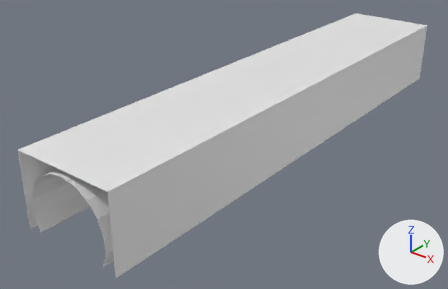
Renders of the OBJ model Resources/Meshes/Tunnel_Pavement.obj from each side of a commit.
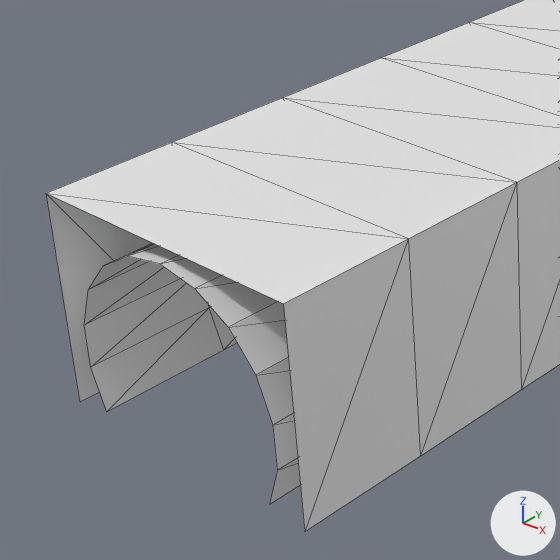
Old and new are each drawn whole from a 50 mm lens placed at (39.8, -59.6, 33.0), pointed at (-3.4, -5.5, -0.5) and again close up on the part from 0% to 47% of the width and 26% to 100% of the height. Arrows for +X, +Y and +Z are at lower right; the lights stay in place. The close-ups show mesh edges as thin lines. Where no turn or scale is listed for an object, it has been applied to the vertices.

The first close-up shows 'Tunnel_Pavement'.
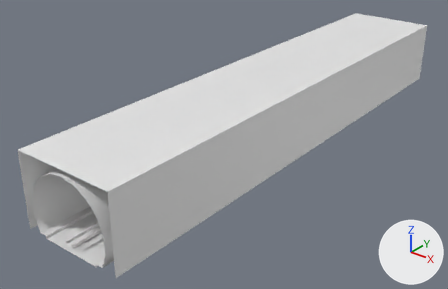
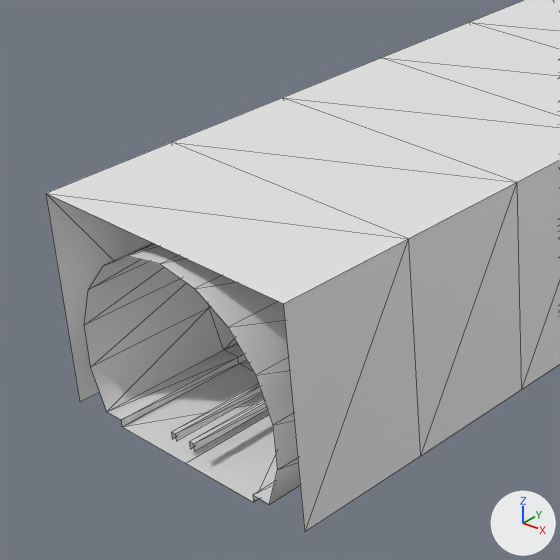
Boxes (x1, y1, x2, y2) around the edits, measured in the close-ups (560 x 560 px):
```json
{"part": 1, "of": "me_tunnel_pavement", "change": "added", "after": [189, 399, 267, 451]}
{"part": 2, "of": "me_tunnel_pavement", "change": "added", "after": [171, 383, 262, 441]}
{"part": 3, "of": "me_tunnel_pavement", "change": "added", "after": [107, 343, 277, 504]}
```

Scene script edits in JSON lines:
```json
{"block": "me_tunnel_pavement", "where": "# used by ob_tunnel_pavement; location = (0.0, 0.0, 0.0)"}
{"op": "remove", "block": "me_tunnel_pavement", "code": "me_tunnel_pavement.from_pydata(...)  # 221 vertices, 360 faces; spans x -6.0..6.0, y -32.0..32.0, z -0.3..8.2"}
{"op": "add", "block": "me_tunnel_pavement", "code": "me_tunnel_pavement.from_pydata(...)  # 486 vertices, 744 faces; spans x -6.0..6.0, y -32.0..32.0, z -0.3..8.2"}
{"block": "me_tunnel_pavement", "change": "me_tunnel_pavement part 1: the loose piece of 52 vertices spanning x -6.0..6.0, y -32.0..32.0, z -0.3..8.2 is copied, and the copy is scaled about its middle by (0.0185, 1, 0.036), then moved by (0.5, 0.0, -3.3); it spans x 0.4..0.6, y -32.0..32.0, z 0.5..0.8"}
{"block": "me_tunnel_pavement", "change": "me_tunnel_pavement part 2: the loose piece of 52 vertices spanning x -6.0..6.0, y -32.0..32.0, z -0.3..8.2 is copied, and the copy is scaled about its middle by (0.0185, 1, 0.036), then moved by (-0.5, 0.0, -3.3); it spans x -0.6..-0.4, y -32.0..32.0, z 0.5..0.8"}
{"block": "me_tunnel_pavement", "change": "me_tunnel_pavement part 3"}
{"block": "me_tunnel_pavement", "change": "122 vertices are added at x -3.5..3.5, y -32.0..32.0, z -0.3..0.5"}
{"block": "me_tunnel_pavement", "change": "13 new vertices lie (-0.8, 0.0, 0.0) away from vertices in x 4.3, y -32.0..32.0, z 0.0"}
{"block": "me_tunnel_pavement", "change": "13 new vertices lie (0.8, 0.0, 0.0) away from vertices in x -4.3, y -32.0..32.0, z 0.0"}
{"block": "me_tunnel_pavement", "change": "13 new vertices lie (3.5, 0.0, 0.0) away from vertices in x -3.5, y -32.0..32.0, z -0.3"}
{"block": "me_tunnel_pavement", "change": "240 new faces join them"}
```
